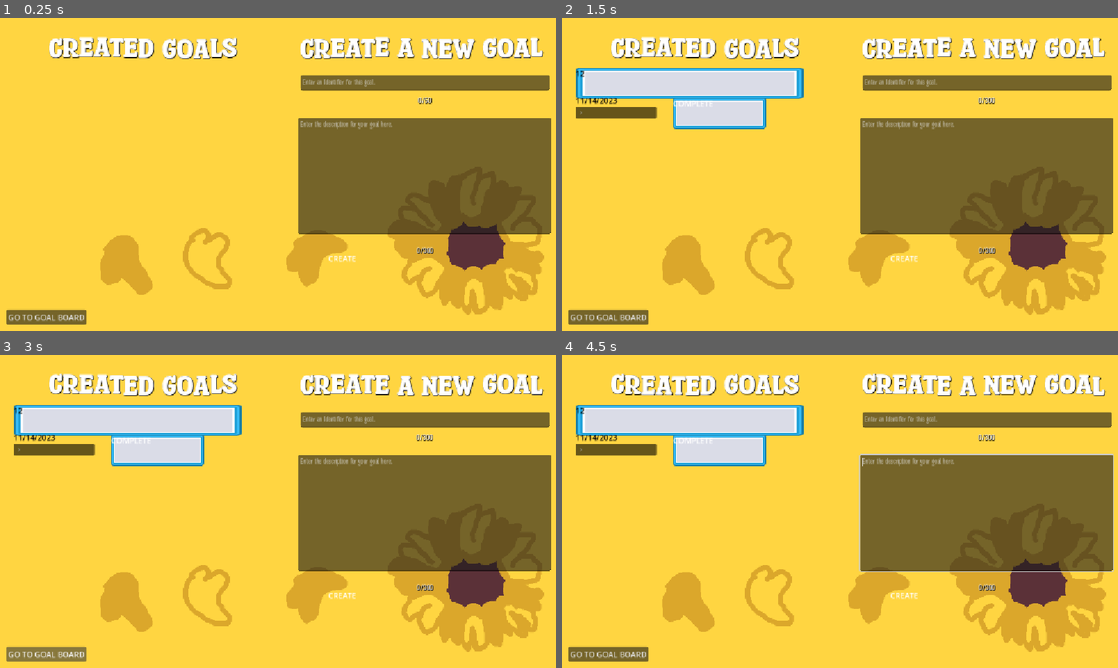
Above: before the commit, frames 1-4 (two rows, left to right).
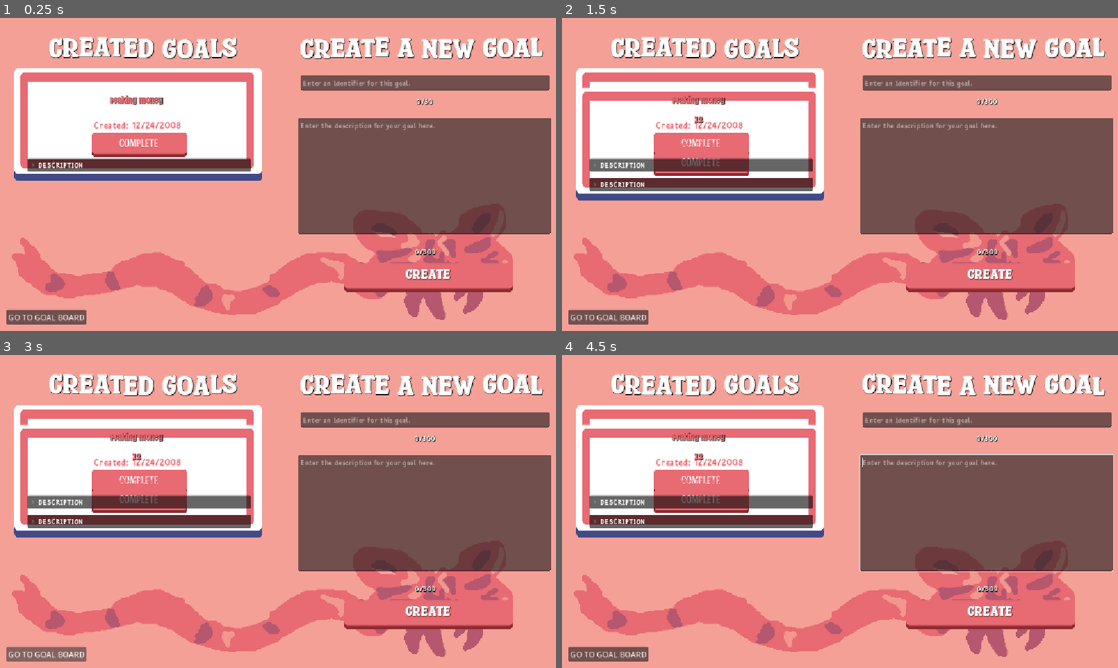
Above: after the commit, the same moments.

Repository: MxInput/GoalBoard
Game: Godot game, scene res://nodes/board.tscn
Two runs of this game, one before a commit and one after it. Both use one fixed random seed, a clock stepped at 60 frames per second and the inputs below. The engine's default icon, where the game draws it, is replaced by a stand-in: a white triangle on a blue panel in a dark square.
Inputs (mouse positions are in pixels of both pictures, inside the frame that each line leads up to):
- Up to frame 1 (0.25 s): no input
- Up to frame 2 (1.5 s): click (984, 174) at 0.52 s; type "Alex" at 0.6 s; click (984, 83) at 0.75 s; type "12" at 0.83 s; click "CREATE" at 1.25 s
- Up to frame 3 (3 s): click "COMPLETE" at 2 s; click "GO TO GOAL BOARD" at 2.75 s
- Up to frame 4 (4.5 s): click "GO TO GOAL BOARD" at 3.5 s; tap Enter at 4.25 s; move the mouse to (962, 495) at 4.27 s; hold Right from 4.28 s (still down); tap Alt at 4.35 s; click (962, 495) at 4.42 s

The runs differ from the first frame. In frame 1, 97% of the frame differs, in the area x 0-100%, y 0-100%; in frame 2, 96%; in frame 3, 97%; in frame 4, 96%.

Commit message:
adjusting template goal

Diff:
--- a/nodes/board.tscn
+++ b/nodes/board.tscn
@@ -3,10 +3,11 @@
 [ext_resource type="Script" uid="uid://5y66omfn7043" path="res://nodes/draw.gd" id="1_k4sgw"]
 [ext_resource type="PackedScene" uid="uid://8irupc3xmvho" path="res://nodes/goal.tscn" id="2_8forb"]
 [ext_resource type="Texture2D" uid="uid://rvisxhln4c20" path="res://icon.svg" id="2_xy510"]
-[ext_resource type="Texture2D" uid="uid://bq0ewcqbq8fk1" path="res://sunflower_bg.png" id="3_8kn72"]
+[ext_resource type="Texture2D" uid="uid://b52ijj6tvk7hc" path="res://bow_bg.png" id="3_8kn72"]
 [ext_resource type="FontFile" uid="uid://dqdh0mlmh637c" path="res://fonts/SparkyStonesRegular-BW6ld.ttf" id="3_inolc"]
-[ext_resource type="FontFile" uid="uid://bo2hhumf6dhn3" path="res://fonts/MangabeyRegular-rgqVO.otf" id="4_y8uiq"]
 [ext_resource type="Script" uid="uid://b3hmuqqepo4mc" path="res://nodes/goal_creation.gd" id="5_y8uiq"]
+[ext_resource type="FontFile" uid="uid://bkiyyl5tchfcx" path="res://fonts/RonysiswadiArchitect4-qZmp2.ttf" id="6_1dvco"]
+[ext_resource type="Texture2D" uid="uid://crkrawtdfd52a" path="res://bow_button.png" id="8_6fa86"]
 
 [sub_resource type="DrawableTexture2D" id="DrawableTexture2D_kc3a4"]
 
@@ -47,20 +48,25 @@
 offset_top = 207.0
 offset_right = 1142.0
 offset_bottom = 447.0
-theme_override_fonts/font = ExtResource("4_y8uiq")
+theme_override_fonts/font = ExtResource("6_1dvco")
 placeholder_text = "Enter the description for your goal here."
 wrap_mode = 1
 
 [node name="ScrollContainer" type="ScrollContainer" parent="CanvasLayer" unique_id=2109574580]
 offset_left = 28.0
 offset_top = 103.0
-offset_right = 501.0
+offset_right = 551.0
 offset_bottom = 578.0
+size_flags_horizontal = 3
+size_flags_vertical = 3
 
 [node name="VBoxContainer" type="VBoxContainer" parent="CanvasLayer/ScrollContainer" unique_id=294714044]
 layout_mode = 2
-size_flags_horizontal = 3
 size_flags_vertical = 3
+theme_override_constants/separation = 40
+
+[node name="GoalButton3" parent="CanvasLayer/ScrollContainer/VBoxContainer" unique_id=719195771 instance=ExtResource("2_8forb")]
+layout_mode = 2
 
 [node name="CreationTitle" type="RichTextLabel" parent="CanvasLayer" unique_id=816037086]
 offset_left = 593.0
@@ -94,7 +100,7 @@
 offset_right = 1143.0
 offset_bottom = 495.0
 theme_override_colors/font_shadow_color = Color(0, 0, 0, 1)
-theme_override_fonts/font = ExtResource("4_y8uiq")
+theme_override_fonts/font = ExtResource("6_1dvco")
 text = "0/300"
 horizontal_alignment = 1
 vertical_alignment = 1
@@ -105,29 +111,35 @@
 offset_right = 1134.0
 offset_bottom = 184.0
 theme_override_colors/font_shadow_color = Color(0, 0, 0, 1)
-theme_override_fonts/font = ExtResource("4_y8uiq")
+theme_override_fonts/font = ExtResource("6_1dvco")
 text = "0/50"
 horizontal_alignment = 1
 vertical_alignment = 1
 
 [node name="Create" type="TextureButton" parent="CanvasLayer" unique_id=115747629]
-offset_left = 680.0
-offset_top = 486.0
-offset_right = 720.0
-offset_bottom = 526.0
+offset_left = 710.0
+offset_top = 506.0
+offset_right = 1066.0
+offset_bottom = 570.0
+texture_normal = ExtResource("8_6fa86")
 
 [node name="Label" type="Label" parent="CanvasLayer/Create" unique_id=1379687930]
 layout_mode = 0
-offset_right = 40.0
-offset_bottom = 23.0
+offset_right = 353.0
+offset_bottom = 52.0
+theme_override_colors/font_shadow_color = Color(0, 0, 0, 0.5529412)
+theme_override_fonts/font = ExtResource("3_inolc")
+theme_override_font_sizes/font_size = 30
 text = "CREATE"
+horizontal_alignment = 1
+vertical_alignment = 1
 
 [node name="Identifier" type="LineEdit" parent="CanvasLayer" unique_id=1682138002]
 offset_left = 623.0
 offset_top = 119.0
 offset_right = 1139.0
 offset_bottom = 150.0
-theme_override_fonts/font = ExtResource("4_y8uiq")
+theme_override_fonts/font = ExtResource("6_1dvco")
 placeholder_text = "Enter an Identifier for this goal."
 max_length = 50
 
--- a/nodes/goal.tscn
+++ b/nodes/goal.tscn
@@ -1,52 +1,94 @@
 [gd_scene format=3 uid="uid://8irupc3xmvho"]
 
-[ext_resource type="Texture2D" uid="uid://csystmnjsf1pq" path="res://temp_button.png" id="1_7u34p"]
+[ext_resource type="Texture2D" uid="uid://crkrawtdfd52a" path="res://bow_button.png" id="1_3mf0w"]
+[ext_resource type="Texture2D" uid="uid://ci8pg4cndtkm5" path="res://goal_pink.png" id="1_u2tcs"]
+[ext_resource type="FontFile" uid="uid://dqdh0mlmh637c" path="res://fonts/SparkyStonesRegular-BW6ld.ttf" id="2_3mf0w"]
+[ext_resource type="FontFile" uid="uid://bo2hhumf6dhn3" path="res://fonts/MangabeyRegular-rgqVO.otf" id="2_iy113"]
 [ext_resource type="Script" uid="uid://cgqpxuon12nme" path="res://nodes/goal_draw.gd" id="2_kalp8"]
+[ext_resource type="FontFile" uid="uid://bkiyyl5tchfcx" path="res://fonts/RonysiswadiArchitect4-qZmp2.ttf" id="2_yweip"]
 
-[node name="TextureRect" type="TextureRect" unique_id=110054324]
-offset_right = 410.0
-offset_bottom = 138.0
-texture = ExtResource("1_7u34p")
+[node name="Control" type="Control" unique_id=267850266]
+layout_mode = 3
+anchors_preset = 15
+anchor_right = 1.0
+anchor_bottom = 1.0
+grow_horizontal = 2
+grow_vertical = 2
 
-[node name="Date" type="Label" parent="." unique_id=1016183440]
+[node name="GoalButton" type="TextureRect" parent="." unique_id=1432972209]
+custom_minimum_size = Vector2(512, 196)
 layout_mode = 0
-offset_top = 56.0
-offset_right = 40.0
-offset_bottom = 79.0
-theme_override_colors/font_color = Color(0, 0, 0, 1)
-text = "12/24/2008"
+offset_right = 515.0
+offset_bottom = 236.0
+texture = ExtResource("1_u2tcs")
 
-[node name="Identifier" type="Label" parent="." unique_id=421251310]
+[node name="Date" type="Label" parent="GoalButton" unique_id=1515507802]
+z_index = 2
 layout_mode = 0
-offset_right = 289.0
-offset_bottom = 55.0
-theme_override_colors/font_color = Color(0, 0, 0, 1)
-text = "making money"
+offset_left = 34.0
+offset_top = 104.0
+offset_right = 480.0
+offset_bottom = 136.0
+theme_override_colors/font_color = Color(0.9098039, 0.41568628, 0.4509804, 1)
+theme_override_fonts/font = ExtResource("2_yweip")
+theme_override_font_sizes/font_size = 20
+text = "Created: 12/24/2008"
+horizontal_alignment = 1
+vertical_alignment = 1
 
-[node name="Complete" type="TextureButton" parent="." unique_id=80878045]
+[node name="Identifier" type="Label" parent="GoalButton" unique_id=1842168167]
+z_index = 2
+custom_maximum_size = Vector2(430, 71)
 layout_mode = 0
-offset_left = 202.0
-offset_top = 62.0
-offset_right = 394.0
-offset_bottom = 126.0
-texture_normal = ExtResource("1_7u34p")
+offset_left = 40.0
+offset_top = 34.0
+offset_right = 470.0
+offset_bottom = 102.0
+theme_override_colors/font_color = Color(0.9098039, 0.41568628, 0.4509804, 1)
+theme_override_colors/font_shadow_color = Color(0, 0, 0, 0.6117647)
+theme_override_fonts/font = ExtResource("2_3mf0w")
+theme_override_font_sizes/font_size = 18
+text = "Making money"
+horizontal_alignment = 1
+vertical_alignment = 1
+autowrap_mode = 3
+
+[node name="Complete" type="TextureButton" parent="GoalButton" unique_id=110386689]
+z_index = 2
+layout_mode = 0
+offset_left = 161.0
+offset_top = 133.0
+offset_right = 361.0
+offset_bottom = 186.0
+texture_normal = ExtResource("1_3mf0w")
+ignore_texture_size = true
+stretch_mode = 0
 script = ExtResource("2_kalp8")
 
-[node name="Label" type="Label" parent="Complete" unique_id=1486685357]
+[node name="Label" type="Label" parent="GoalButton/Complete" unique_id=2065974962]
 layout_mode = 0
-offset_right = 40.0
-offset_bottom = 23.0
+offset_top = 6.0
+offset_right = 197.0
+offset_bottom = 44.0
+theme_override_fonts/font = ExtResource("2_iy113")
+theme_override_font_sizes/font_size = 24
 text = "COMPLETE"
+horizontal_alignment = 1
+vertical_alignment = 1
 
-[node name="Description" type="FoldableContainer" parent="." unique_id=572071310]
+[node name="Description" type="FoldableContainer" parent="GoalButton" unique_id=2002779128]
+z_index = 3
 layout_mode = 0
-offset_top = 81.0
-offset_right = 168.0
-offset_bottom = 136.0
+offset_left = 29.0
+offset_top = 188.0
+offset_right = 492.0
+offset_bottom = 273.0
+theme_override_fonts/font = ExtResource("2_yweip")
 folded = true
+title = "DESCRIPTION"
 
-[node name="Label" type="Label" parent="Description" unique_id=1403737377]
+[node name="Label" type="Label" parent="GoalButton/Description" unique_id=208672481]
 visible = false
 layout_mode = 2
-theme_override_colors/font_color = Color(0, 0, 0, 1)
+theme_override_colors/font_color = Color(1, 1, 1, 1)
 text = "Want to be a bigshot"
--- a/nodes/goal_creation.gd
+++ b/nodes/goal_creation.gd
@@ -49,7 +49,7 @@
 		new_goal.find_child("Description").get_child(0).text = desc_string;
 
 		var found_date = Time.get_date_dict_from_system();
-		new_goal.find_child("Date").text = str(found_date["month"]) + "/" + str(found_date["day"]) + "/" + str(found_date["year"]);
+		new_goal.find_child("Date").text = "Created: " + str(found_date["month"]) + "/" + str(found_date["day"]) + "/" + str(found_date["year"]);
 
 	else:
 		print("enter your goals")
Binary file added: aaaa.png
Not shown, added: aaaa.png.import
Binary file added: bebebe.png
Not shown, added: bebebe.png.import
Binary file added: bow_button.png
Not shown, added: bow_button.png.import
Binary file added: fonts/RonysiswadiArchitect4-qZmp2.ttf
Not shown, added: fonts/RonysiswadiArchitect4-qZmp2.ttf.import
Binary file added: goal_pink.png
Not shown, added: goal_pink.png.import
Binary file added: sun_button.png
Not shown, added: sun_button.png.import
